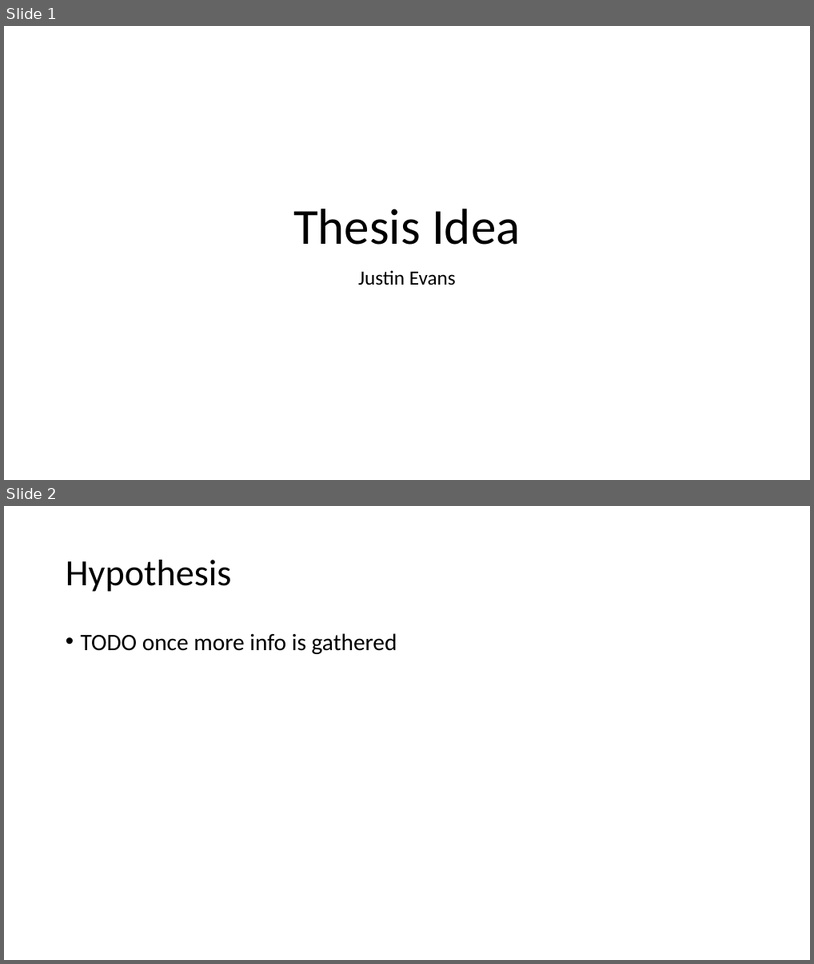
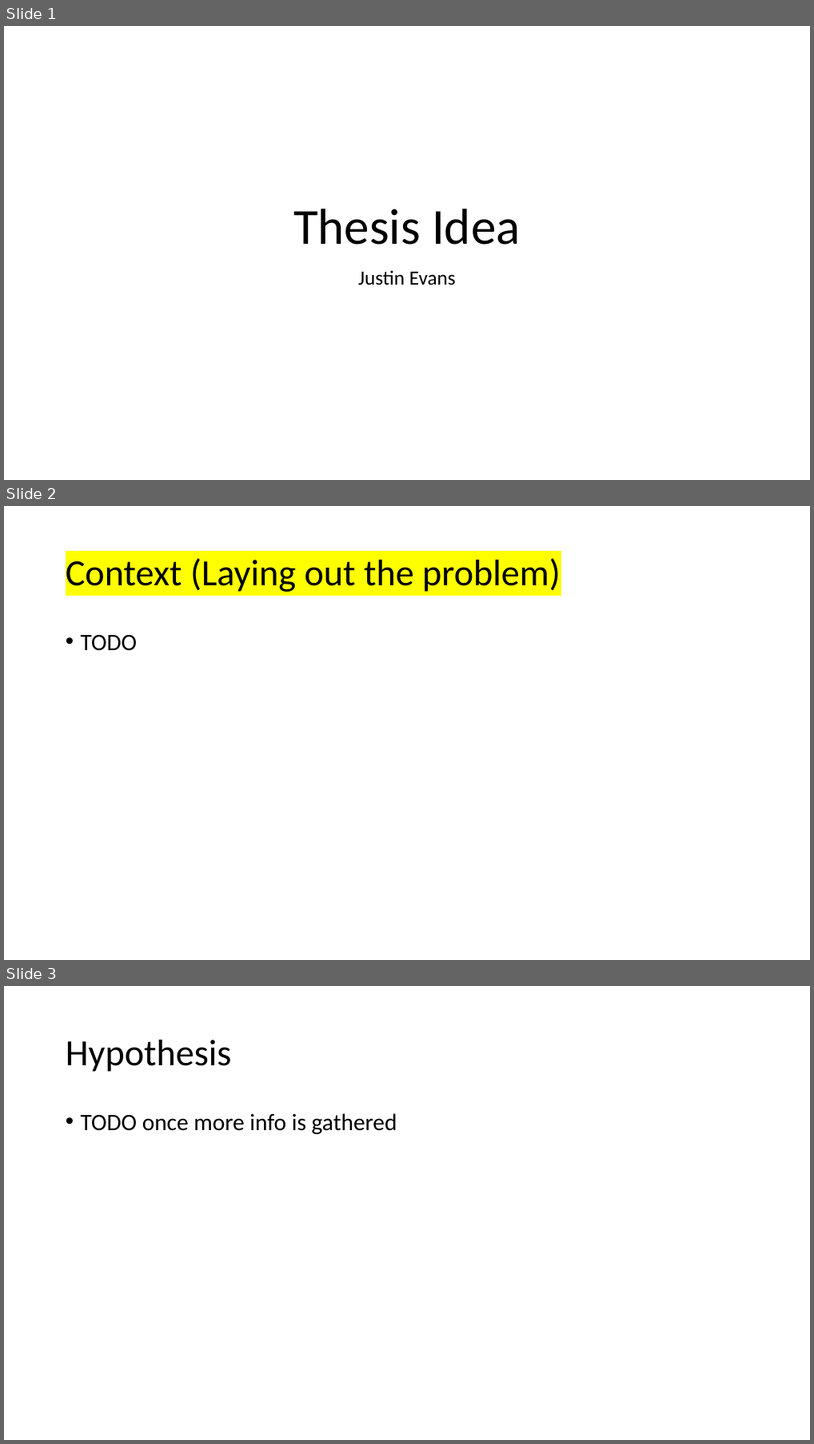
Before and after one commit to nauticalmonkey/CalPolyThesis, a slide deck: Thesis Idea.pptx. Shown one above the other, each under a label of ours: slides 1 and 2 before the commit, slides 1, 2 and 3 after it. The pictures are 814x964 and 814x1444 pixels, drawn with LibreOffice and Linux fonts; fonts in the diff are those of the drawing. Boxes give left, top, right and bottom in pixels: in the first picture for what was removed or moved away, otherwise in the second. Text is boxed around its words. In the diff, an @@ line names an element or a change of style, - is before the commit and + after.

```diff
--- a/Thesis Idea.pptx
+++ b/Thesis Idea.pptx
@@ slide 2 added at (4, 506, 810, 960), background #FFFFFF @@
@@ title added at (66, 558, 561, 592), 44 pt, text #000000 @@
+Context (Laying out the problem)
@@ text added at (81, 635, 137, 651), 28 pt, text #000000 @@
+• TODO
@@ what was slide 2 is now slide 3 @@
```
Also in this commit, not shown: 1 other slide added.
